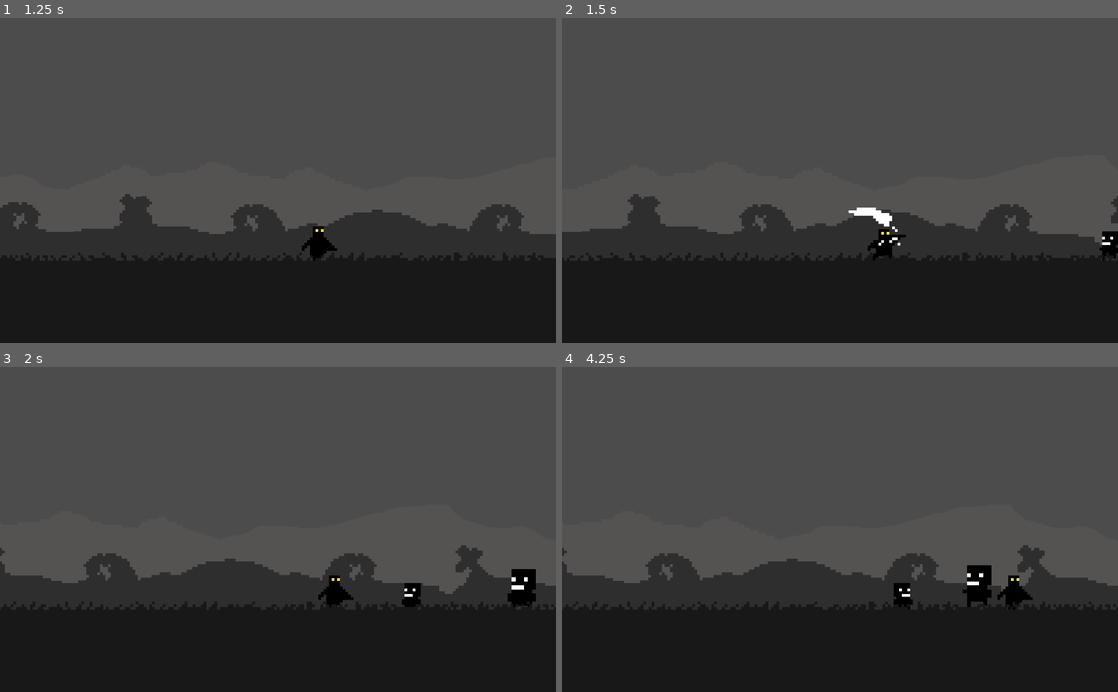
Above: before the commit, frames 1-4 (two rows, left to right).
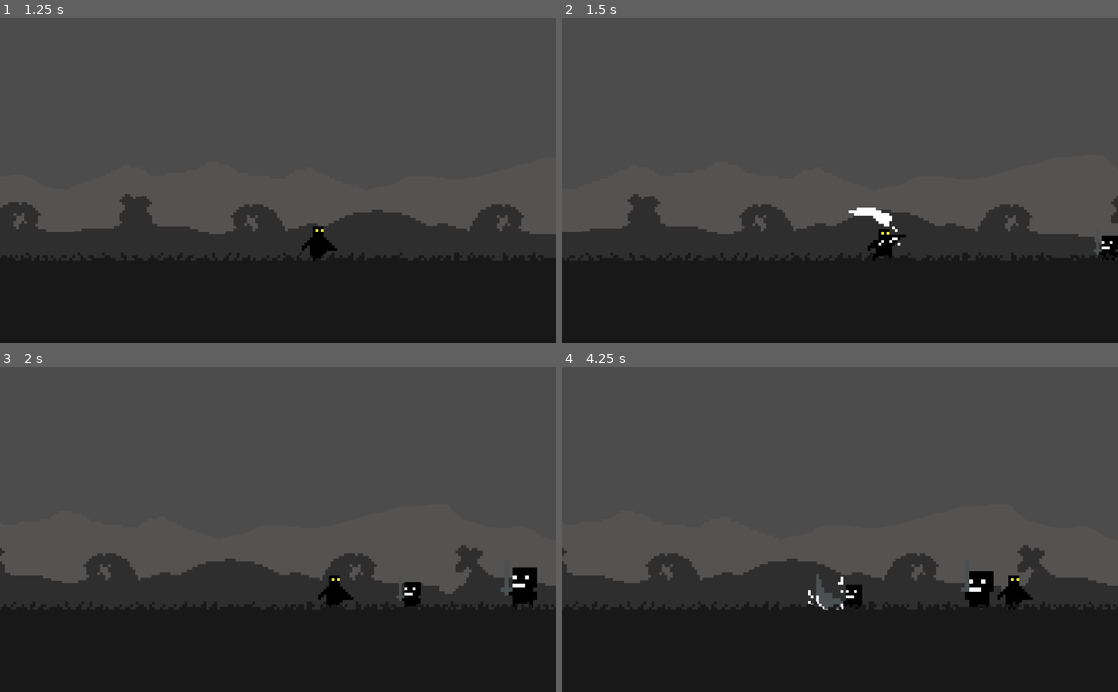
Above: after the commit, the same moments.

Repository: renzoventura/Shade
Game: Godot game, scene res://Scenes/Level/TemplateLevel.tscn
The game is run twice, just before and just after one commit, with the same random seed, the same clock (stepped at 60 frames per second) and the same inputs.
Inputs:
- Up to frame 1 (1.25 s): hold D (right) from 0.53 s (still down); tap , (attack) at 0.6 s; tap W (jump) at 0.77 s
- Up to frame 2 (1.5 s): keep holding D (right); tap , (attack) at 1.35 s
- Up to frame 3 (2 s): keep holding D (right); tap W (jump) at 1.52 s
- Up to frame 4 (4.25 s): release D (right) at 2.03 s; hold A (left) 2.03-2.78 s; tap Shift (dash) at 2.1 s; tap , (attack) at 2.3, 2.85, 3.6 s; hold D (right) from 2.78 s (still down); tap W (jump) at 3.02, 3.77 s

Frame 1 is identical in both runs. In frame 2, 0.1% of the frame differs, in the area x 95-100%, y 65-75%; in frame 3, 0.3%; in frame 4, 1.0%, in the area x 44-78%, y 60-75%.

Commit message:
Add attack hurt and death animation for enemy

Diff:
--- a/Scenes/Player/Enemy.gd
+++ b/Scenes/Player/Enemy.gd
@@ -13,7 +13,7 @@
 const GRAVITY = 700;
 const MAX_FALL_SPEED = 3000
 const ACCELERATION = 5
-const HURT_JUMP_SPEED = -3000
+const HURT_JUMP_SPEED = -30
 const ATTACK_RANGE = 100
 const HURT_SPEED = 1000
 
@@ -39,22 +39,27 @@
 	life = number_of_lives[random]
 	SPEED = list_of_speed[random]
 	MAX_SPEED = list_of_max_speed[random]
-	state = States.STOP
+	state = States.CHASE
 
 func _physics_process(delta):
 	apply_gravity()
 	animate()
 	get_direction()
-
+	if state == States.STOP:
+		stop()
 	if state == States.CHASE:
 		if player != null and is_moving:
+			detect_if_within_attacking_range()
 			chase_player(delta)
 	if state == States.ATTACK:
 		attack()
 	if state == States.HURT:
 		damaged()
-	detect_if_within_attacking_range()
 	move_and_slide(motion)
+
+func stop():
+	while(not motion.y < 0 or not motion.x < 0):
+		motion.x -= 100
 
 func change_state(new_state):
 	if new_state == state:
@@ -92,18 +97,19 @@
 
 func damaged():
 	timer.start()
-	life -= 1
-	current_speed = 0
-	motion.x = HURT_SPEED * damage_direction
-	motion.y = HURT_JUMP_SPEED
+	$Sprite/AnimationPlayer.play("Hurt")
+	yield(get_node("Sprite/AnimationPlayer"), "animation_finished")
 	die()
-	change_state(States.CHASE)
+	change_state(States.STOP)
 
 func hurt(var is_facing_right):
+	life -= 1
 	if(is_facing_right):
 		damage_direction = 1
 	else:
 		damage_direction = -1
+	motion.x = HURT_SPEED * damage_direction
+	motion.y = HURT_JUMP_SPEED
 	change_state(States.HURT)
 
 func apply_gravity():
@@ -129,7 +135,9 @@
 
 func attack():
 	clear_motion_x()
-	print("Attacking")
+	$Sprite/AnimationPlayer.play("Attack")
+	yield(get_node("Sprite/AnimationPlayer"), "animation_finished")
+	change_state(States.STOP)
 
 func clear_motion_x():
 	motion.x = 0
--- a/Scenes/Player/Enemy.tscn
+++ b/Scenes/Player/Enemy.tscn
@@ -7,22 +7,54 @@
 radius = 40.5511
 height = 37.2262
 
-[sub_resource type="Animation" id=2]
-resource_name = "Walk"
-length = 1.4
-loop = true
-step = 0.35
+[sub_resource type="Animation" id=4]
+resource_name = "Attack"
+step = 0.05
 tracks/0/type = "value"
-tracks/0/path = NodePath(".:frame")
+tracks/0/path = NodePath(".:frame_coords")
 tracks/0/interp = 1
 tracks/0/loop_wrap = true
 tracks/0/imported = false
 tracks/0/enabled = true
 tracks/0/keys = {
-"times": PoolRealArray( 0, 0.35, 0.7, 1.05 ),
+"times": PoolRealArray( 0, 0.4, 0.45, 0.5, 0.9 ),
+"transitions": PoolRealArray( 1, 1, 1, 1, 1 ),
+"update": 0,
+"values": [ Vector2( 0, 2 ), Vector2( 1, 2 ), Vector2( 2, 2 ), Vector2( 3, 2 ), Vector2( 4, 2 ) ]
+}
+
+[sub_resource type="Animation" id=5]
+resource_name = "Hurt"
+length = 0.45
+step = 0.125
+tracks/0/type = "value"
+tracks/0/path = NodePath(".:frame_coords")
+tracks/0/interp = 1
+tracks/0/loop_wrap = true
+tracks/0/imported = false
+tracks/0/enabled = true
+tracks/0/keys = {
+"times": PoolRealArray( 0, 0.25, 0.375 ),
+"transitions": PoolRealArray( 1, 1, 1 ),
+"update": 0,
+"values": [ Vector2( 0, 3 ), Vector2( 1, 3 ), Vector2( 2, 3 ) ]
+}
+
+[sub_resource type="Animation" id=2]
+resource_name = "Walk"
+loop = true
+step = 0.25
+tracks/0/type = "value"
+tracks/0/path = NodePath(".:frame_coords")
+tracks/0/interp = 1
+tracks/0/loop_wrap = true
+tracks/0/imported = false
+tracks/0/enabled = true
+tracks/0/keys = {
+"times": PoolRealArray( 0, 0.25, 0.5, 0.75 ),
 "transitions": PoolRealArray( 1, 1, 1, 1 ),
-"update": 1,
-"values": [ 4, 5, 6, 7 ]
+"update": 0,
+"values": [ Vector2( 0, 1 ), Vector2( 1, 1 ), Vector2( 2, 1 ), Vector2( 3, 1 ) ]
 }
 
 [sub_resource type="Animation" id=3]
@@ -51,11 +83,13 @@
 
 [node name="Sprite" type="Sprite" parent="."]
 texture = ExtResource( 3 )
-vframes = 2
-hframes = 4
-frame = 4
+vframes = 5
+hframes = 5
+frame = 17
 
 [node name="AnimationPlayer" type="AnimationPlayer" parent="Sprite"]
+anims/Attack = SubResource( 4 )
+anims/Hurt = SubResource( 5 )
 anims/Walk = SubResource( 2 )
 anims/idle = SubResource( 3 )
 
Binary file changed: Assets/Enemy/enemy-Sheet.png
Not shown: 1 places in Scenes/Player/Enemy.tscn that only renumber resources
